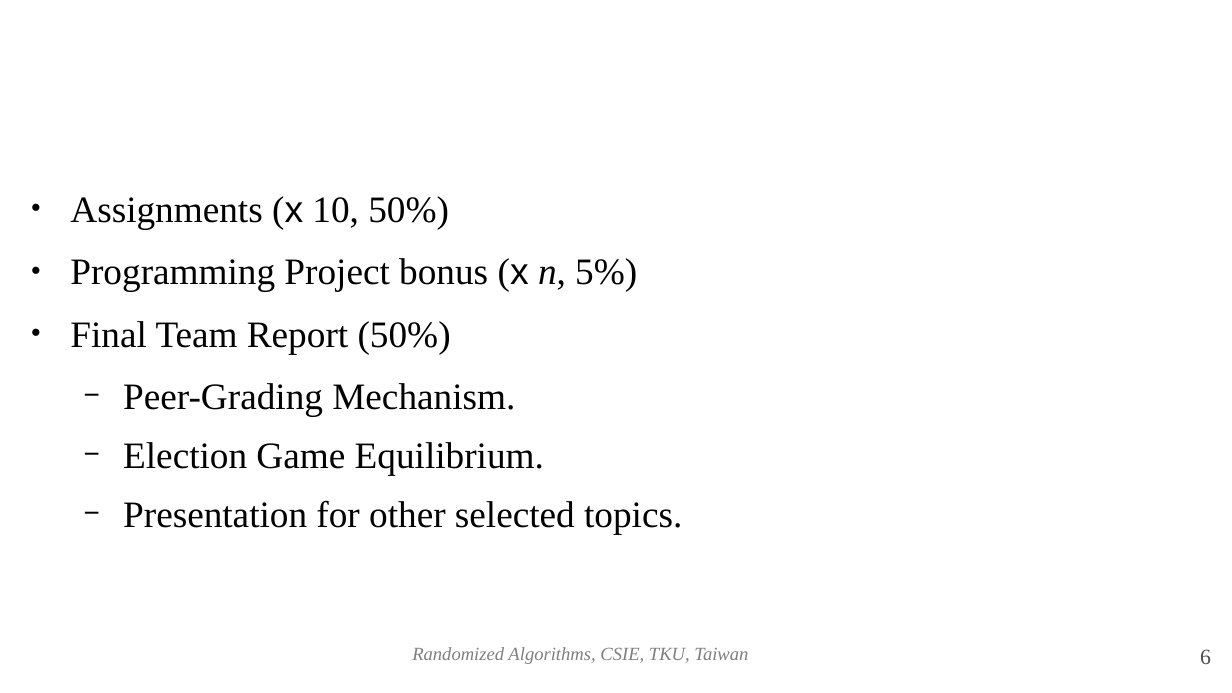
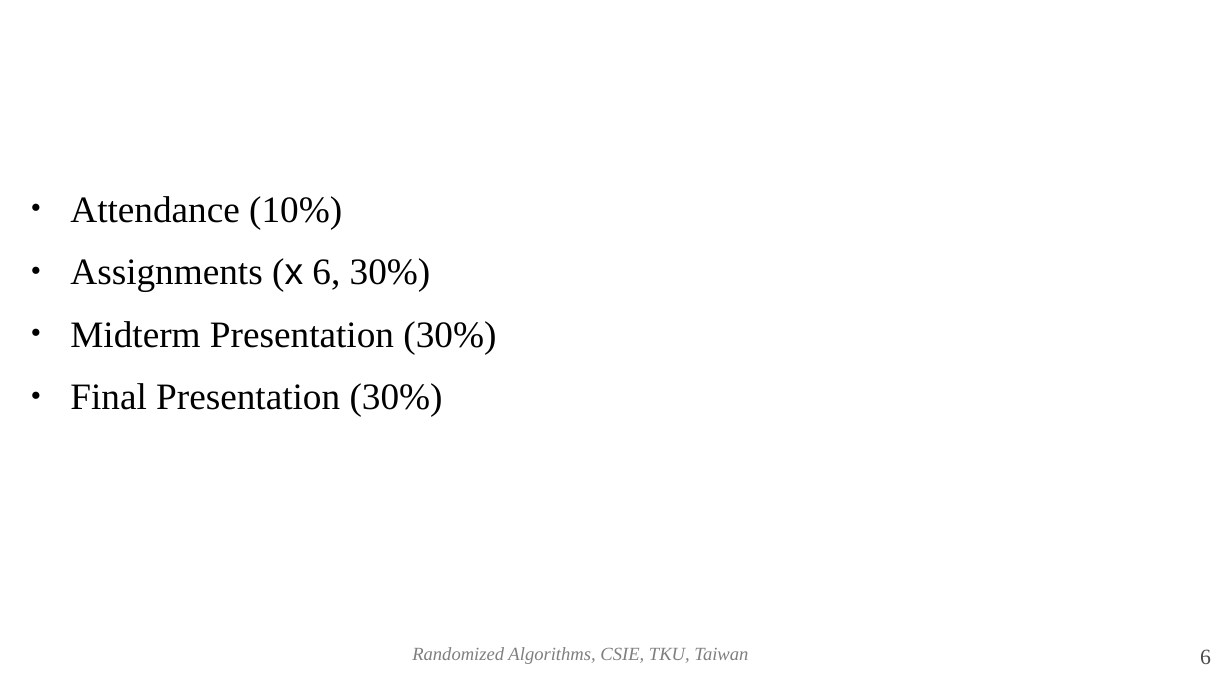
Before and after one commit to josephcclin/josephcclin.github.io, a slide deck: slide 6 of courses/rand_alg/slides/randomized_algorithms_lect_01.odp. Drawn at 1232x693 pixels with LibreOffice and Linux fonts; fonts in the diff are those of the drawing; background and template pictures are left out. Boxes give left, top, right and bottom in pixels: in the first picture for what was removed or moved away, otherwise in the second. Text is boxed around its words. In the diff, an @@ line names an element or a change of style, - is before the commit and + after.

```diff
--- a/courses/rand_alg/slides/randomized_algorithms_lect_01.odp
+++ b/courses/rand_alg/slides/randomized_algorithms_lect_01.odp
@@ text at box(70, 196, 496, 416): text changed @@
-● Assignments (x 10, 50%)
-● Programming Project bonus (x n, 5%)
-● Final Team Report (50%)
-  − Peer-Grading Mechanism.
-  − Election Game Equilibrium.
-  − Presentation for other selected topics.
+● Attendance (10%)
+● Assignments (x 6, 30%)
+● Midterm Presentation (30%)
+● Final Presentation (30%)
```
Also in this commit, not shown: 4 other slides changed, 3 other files.
